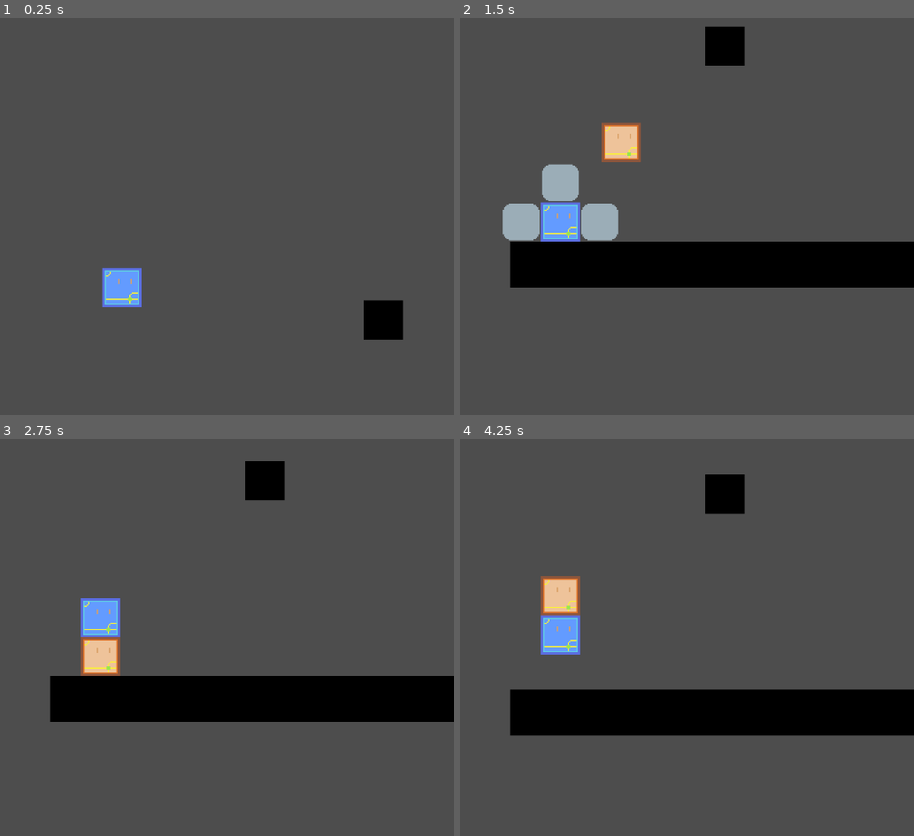
Above: before the commit, frames 1-4 (two rows, left to right).
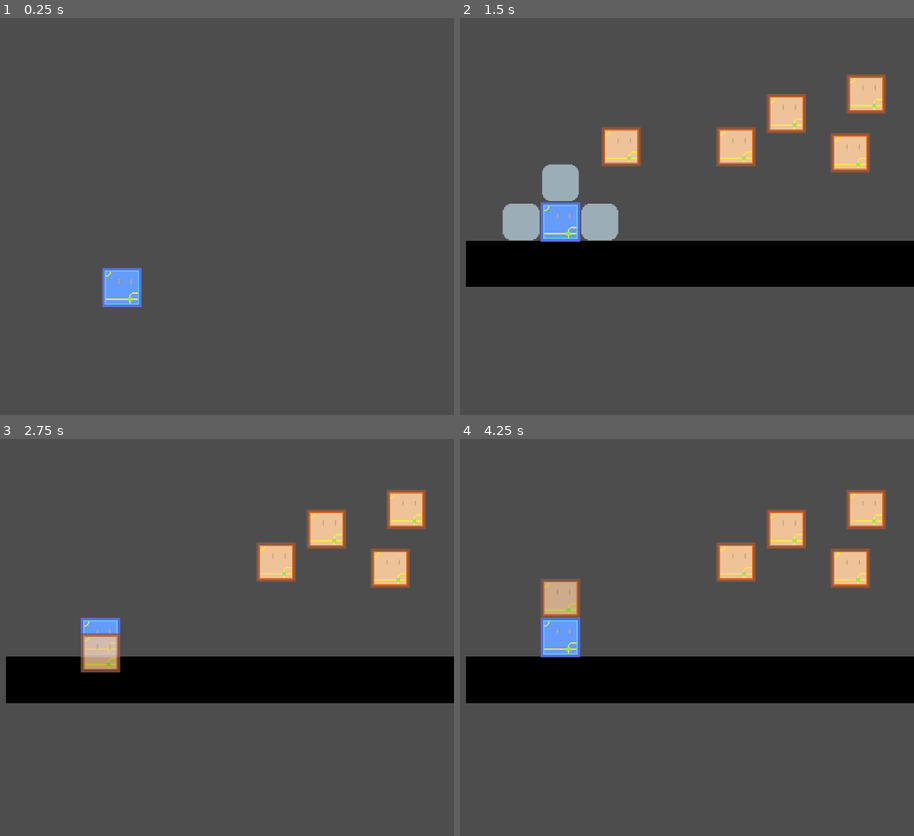
Above: after the commit, the same moments.

Repository: jeffrey-22/cissa-game-jam
Game: Godot game, scene res://scene/level/level.tscn
The game is run twice, just before and just after one commit, with the same random seed, the same clock (stepped at 60 frames per second) and the same inputs.
Inputs (mouse positions are in pixels of both pictures, inside the frame that each line leads up to):
- Up to frame 1 (0.25 s): no input
- Up to frame 2 (1.5 s): drag from (564, 307) to (632, 129) at 0.52 s; drag from (650, 109) to (559, 236) at 1.27 s
- Up to frame 3 (2.75 s): move the mouse to (172, 550) at 2.02 s; click (172, 550) at 2.17 s
- Up to frame 4 (4.25 s): tap Enter at 2.75 s; drag from (523, 716) to (outside the picture) at 2.77 s; tap Space at 3.5 s; move the mouse to (773, 697) at 3.52 s; click (773, 697) at 3.67 s; tap 1 (debug_1) at 4.15 s

The runs differ from the first frame. In frame 1, 0.9% of the frame differs, in the area x 80-89%, y 71-82%; in frame 2, 6.2%; in frame 3, 15%; in frame 4, 21%, in the area x 1-100%, y 8-75%.

Commit message:
drag n drop mostly implemented

Diff:
--- a/scene/level/level.tscn
+++ b/scene/level/level.tscn
@@ -12,12 +12,14 @@
 
 [node name="StaticObjects" type="Node2D" parent="."]
 
+[node name="BasicPlatform2" parent="StaticObjects" instance=ExtResource("2_dn2bf")]
+position = Vector2(381, 446)
+
 [node name="BasicPlatform" parent="StaticObjects" instance=ExtResource("2_dn2bf")]
-position = Vector2(277, 199)
+position = Vector2(451, 371)
 
-[node name="BasicPlatform" parent="StaticObjects/BasicPlatform" instance=ExtResource("2_dn2bf")]
-position = Vector2(-79, 160)
+[node name="BasicPlatform3" parent="StaticObjects" instance=ExtResource("2_dn2bf")]
+position = Vector2(467, 533)
+scale = Vector2(30, 1.175)
 
-[node name="BasicPlatform" parent="StaticObjects/BasicPlatform/BasicPlatform" instance=ExtResource("2_dn2bf")]
-position = Vector2(305, 178)
-scale = Vector2(30, 1.175)
+[editable path="Player"]
--- a/scene/player/hint_square.gd
+++ b/scene/player/hint_square.gd
@@ -1,11 +1,37 @@
 # HintSquare
 # Just for body entering signalling
+# is_hiding and is_obstructed are for detecting which to snap on to
+# deleted and updated every time main body structure changes
+# Mainly controlled in player script
+# Can be freely removed and readded
 extends Area2D
 class_name HintSquare
 
 var local_body_position: Vector2i
 
-# Connected to body_entered
-# disallow spawning obstructed, so just destroys itself
+@onready var sprite_node = $Sprite2D
+
+# Is requested to be hiding
+var is_hiding: bool = false:
+	set(new_value):
+		is_hiding = new_value
+		update_visible_status()
+
+# If current location is obstructed
+var is_obstructed: bool = false:
+	get():
+		return self.has_overlapping_bodies()
+
+func update_visible_status():
+	get_tree().get_frame()
+	# change sprite's visibility
+	if is_hiding or is_obstructed:
+		sprite_node.visible = false
+	else:
+		sprite_node.visible = true
+
 func _on_body_entered(_body: Node2D) -> void:
-	queue_free()
+	update_visible_status()
+
+func _on_body_exited(_body: Node2D) -> void:
+	update_visible_status()
--- a/scene/player/hint_square.tscn
+++ b/scene/player/hint_square.tscn
@@ -18,3 +18,4 @@
 shape = SubResource("RectangleShape2D_w7uwg")
 
 [connection signal="body_entered" from="." to="." method="_on_body_entered"]
+[connection signal="body_exited" from="." to="." method="_on_body_exited"]
--- a/scene/player/player.gd
+++ b/scene/player/player.gd
@@ -18,6 +18,7 @@
 
 func _ready():
 	Globals.player_node = self
+	initiate_hint_squares_update(true, true)
 
 func get_corresponding_direction_vector(attach_direction: AttachDirection) -> Vector2i:
 	match attach_direction:
@@ -96,6 +97,7 @@
 	node_a.add_child(pin_joint_node_d)
 	# record this connection
 	tile_connections.append([node_a, node_b, pin_joint_node_c, pin_joint_node_d])
+	update_hint_squares(true, not(Globals.is_mouse_dragging))
 
 # Central tile
 @onready var central_player_tile_node: PlayerTile = $StartingPlayerTile:
@@ -109,10 +111,12 @@
 		var all_children_node = get_children(false)
 		for child_node in all_children_node:
 			if child_node is PlayerTile:
-				if child_node.is_physics_active():
+				if child_node.is_physics_active:
 					child_node.local_body_position -= local_body_position_difference
 		central_player_tile_node = new_central_player_tile_node
-
+		update_hint_squares(true, not(Globals.is_mouse_dragging))
+
+# Connected to child_entered_tree signal
 # On child entering, connect the central tile signal if it is a PlayerTile
 func _on_child_entered_tree(node: Node) -> void:
 	if node is PlayerTile:
@@ -124,18 +128,25 @@
 func _on_promote_central_request(requester_player_tile_node: PlayerTile) -> void:
 	central_player_tile_node = requester_player_tile_node
 
-func flush_all_connections_and_node_activities(exclude_staying_node: PlayerTile = null) -> void:
+func flush_all_connections_and_node_activities(
+	exclude_staying_node: PlayerTile = null,
+	is_update_hint_squares_required: bool = true,
+	need_to_set_hiding_state: bool = false,
+	set_hiding_state_value: bool = true
+) -> void:
 	var all_children_node = get_children(false)
 	var is_node_staying = {}
 	for child_node in all_children_node:
 		if child_node is PlayerTile:
-			if child_node.is_physics_active():
+			if child_node.is_physics_active:
 				is_node_staying[child_node] = false
 	is_node_staying = dfs_label_as_staying(central_player_tile_node, is_node_staying)
-	for child_node in all_children_node:
-		if child_node is PlayerTile:
-			if child_node.is_physics_active():
-				if not(is_node_staying[child_node]) and child_node != exclude_staying_node:
+
+	for child_node in all_children_node:
+		if child_node is PlayerTile:
+			if child_node.is_physics_active:
+				if not(is_node_staying[child_node]) and not(child_node.is_pending_state_change)\
+					and child_node != exclude_staying_node:
 					child_node.detach_by_chain_effect()
 	var deleting_tile_connections = tile_connections.filter(
 		func(connection):
@@ -160,10 +171,22 @@
 				return false
 			return true
 	)
+	if is_update_hint_squares_required:
+		update_hint_squares(need_to_set_hiding_state, set_hiding_state_value)
 
 # A PlayerTile changes its physics and requests connections to be updated
-func _on_flush_connections(changed_player_tile_node: PlayerTile) -> void:
-	flush_all_connections_and_node_activities(changed_player_tile_node)
+func _on_flush_connections(
+	changed_player_tile_node: PlayerTile,
+	is_update_hint_squares_required: bool = true,
+	need_to_set_hiding_state: bool = false,
+	set_hiding_state_value: bool = true
+) -> void:
+	flush_all_connections_and_node_activities(
+		changed_player_tile_node,
+		is_update_hint_squares_required,
+		need_to_set_hiding_state,
+		set_hiding_state_value
+	)
 
 # Return the average position of all child PlayerTiles
 func get_average_position() -> Vector2:
@@ -172,14 +195,14 @@
 	var all_children_node = get_children(false)
 	for child_node in all_children_node:
 		if child_node is PlayerTile:
-			if child_node.is_physics_active():
+			if child_node.is_physics_active:
 				position_sum += child_node.position
 				child_count += 1
 	return position_sum / child_count
 
 # Detect a node detached, detach others as a chain effect
 func _on_current_player_tile_detached(detached_node: PlayerTile) -> void:
-	flush_all_connections_and_node_activities(detached_node)
+	flush_all_connections_and_node_activities(detached_node, false, true, true)
 
 func dfs_label_as_staying(current_node: PlayerTile, is_node_staying: Dictionary) -> Dictionary:
 	is_node_staying[current_node] = true
@@ -192,20 +215,19 @@
 			is_node_staying = dfs_label_as_staying(node_a, is_node_staying)
 	return is_node_staying
 
+@onready var hint_squares: Node2D = $HintSquares
+
+# Have hint squares copy central position always
 func _physics_process(_delta: float) -> void:
 	if Input.is_action_just_pressed("debug_1"):
 		add_tile_connection($StartingPlayerTile, $PlayerTile2, AttachDirection.UP)
-	if Globals.is_mouse_dragging:
-		create_hint_squares()
-	else:
-		clear_hint_squares()
-
-@onready var hint_squares = $HintSquares
-
-# Have hint squares copy central position always
-func _process(_delta: float) -> void:
-	hint_squares.position = central_player_tile_node.position
-	hint_squares.rotation = central_player_tile_node.rotation
+	hint_squares.set_position(central_player_tile_node.position)
+	hint_squares.set_rotation(central_player_tile_node.rotation)
+
+func update_hint_squares(need_to_set_hiding_state: bool = false, set_hiding_state_value: bool = true) -> void:
+	# avoid refreshing causing flashing
+	await get_tree().physics_frame
+	create_hint_squares(need_to_set_hiding_state, set_hiding_state_value)
 
 # Clear dated hint squares
 func clear_hint_squares() -> void:
@@ -214,19 +236,19 @@
 		dated_hint_square.queue_free()
 
 # Create hint squares
-func create_hint_squares() -> void:
+func create_hint_squares(need_to_set_hiding_state: bool = false, set_hiding_state_value: bool = true) -> void:
 	var occupied_coordinates = {}
 	var all_children_node = get_children(false)
 	for child_node in all_children_node:
 		if child_node is PlayerTile:
-			if child_node.is_physics_active():
+			if child_node.is_physics_active:
 				occupied_coordinates[child_node.local_body_position] = true
 	# clear dated ones
 	clear_hint_squares()
 	# populate with new ones
 	for child_node in all_children_node:
 		if child_node is PlayerTile:
-			if child_node.is_physics_active():
+			if child_node.is_physics_active:
 				for expand_direction in AttachDirection.values():
 					var new_local_body_position = child_node.local_body_position +\
 						get_corresponding_direction_vector(expand_direction)
@@ -236,26 +258,37 @@
 					attempt_to_create_hint_square_at(
 						new_local_body_position * LOCAL_COORDINATE_SCALE,
 						child_node.rotation,
-						new_local_body_position
+						new_local_body_position,
+						need_to_set_hiding_state,
+						set_hiding_state_value
 					)
 
 var hint_square_scene = preload("res://scene/player/hint_square.tscn")
 
 # Create a single hint square at position
-func attempt_to_create_hint_square_at(created_position, copy_rotation, copy_local_position):
-	var hint_square_instance: Node2D = hint_square_scene.instantiate()
+func attempt_to_create_hint_square_at(
+	created_position: Vector2,
+	_copy_rotation: float,
+	copy_local_position: Vector2i,
+	need_to_set_hiding_state: bool = false,
+	set_hiding_state_value: bool = true
+):
+	var hint_square_instance: HintSquare = hint_square_scene.instantiate()
 	hint_squares.add_child(hint_square_instance)
 	hint_square_instance.local_body_position = copy_local_position
 	hint_square_instance.position = created_position
-	hint_square_instance.rotate(copy_rotation)
+	if need_to_set_hiding_state:
+		hint_square_instance.is_hiding = set_hiding_state_value
+	# hint_square_instance.rotate(copy_rotation)
 
 # Find nearest hint square. If no hint squares are available return null
 func find_nearest_hint_square(global_search_position) -> HintSquare:
-	create_hint_squares()
-	var all_hint_square = hint_squares.get_children()
+	var all_hint_square = hint_squares.get_children(false)
 	var return_value = null
 	var closest_distance = 0
 	for hint_square in all_hint_square:
+		if hint_square.is_obstructed or hint_square.is_hiding:
+			continue
 		var distance_to_search_position = hint_square.global_position.distance_to(global_search_position)
 		if return_value == null:
 			closest_distance = distance_to_search_position
@@ -276,7 +309,7 @@
 	var local_body_position_to_player_tile_lookup = {}
 	for child_node in all_children_node:
 		if child_node is PlayerTile:
-			if child_node.is_physics_active():
+			if child_node.is_physics_active:
 				local_body_position_to_player_tile_lookup[child_node.local_body_position] = child_node
 	for attaching_direction in AttachDirection.values():
 		var sourcing_direction = get_opposite_attach_direction(attaching_direction)
@@ -285,3 +318,18 @@
 		var sourcing_player_tile_node = local_body_position_to_player_tile_lookup.get(sourcing_local_body_position, null)
 		if sourcing_player_tile_node != null:
 			add_tile_connection(sourcing_player_tile_node, new_player_tile_node, attaching_direction)
+
+func show_hint_squares():
+	var all_hint_square = hint_squares.get_children()
+	for hint_square in all_hint_square:
+		hint_square.is_hiding = false
+
+func hide_hint_squares():
+	var all_hint_square = hint_squares.get_children()
+	for hint_square in all_hint_square:
+		hint_square.is_hiding = true
+
+# Called when all children node ready, on detecting is_dragging change
+# Create hint squares
+func initiate_hint_squares_update(need_to_set_hiding_state: bool = true, set_hiding_state_value: bool = true):
+	update_hint_squares(need_to_set_hiding_state, set_hiding_state_value)
--- a/scene/player/player.tscn
+++ b/scene/player/player.tscn
@@ -13,6 +13,18 @@
 [node name="PlayerTile2" parent="." instance=ExtResource("2_3ac41")]
 position = Vector2(138, 397)
 
+[node name="PlayerTile" parent="." instance=ExtResource("2_3ac41")]
+position = Vector2(248, 410)
+
+[node name="PlayerTile4" parent="." instance=ExtResource("2_3ac41")]
+position = Vector2(300, 442)
+
+[node name="PlayerTile3" parent="." instance=ExtResource("2_3ac41")]
+position = Vector2(207, 437)
+
+[node name="PlayerTile5" parent="." instance=ExtResource("2_3ac41")]
+position = Vector2(313, 394)
+
 [node name="HintSquares" type="Node2D" parent="."]
 
 [connection signal="child_entered_tree" from="." to="." method="_on_child_entered_tree"]
--- a/scene/player/player_tile/player_tile.gd
+++ b/scene/player/player_tile/player_tile.gd
@@ -47,73 +47,89 @@
 # Current state. Modify through change_drag_state to manage state effects
 var current_drag_state = DragState.UNCOLLECTED
 
-func is_physics_active() -> bool:
-	return current_drag_state == DragState.NORMAL or current_drag_state == DragState.NORMAL_HOVER
+var is_physics_active: bool = false
+
+# Bookkeeping to prevent infinite recursion when detaching by chain effect
+var is_pending_state_change: bool = false
 
 # To fix the joints still working when physics are disabled
-signal flush_connections(changed_player_tile_node: PlayerTile)
-
-func disable_physics() -> void:
+signal flush_connections(
+	changed_player_tile_node: PlayerTile,
+	is_update_hint_squares_required: bool,
+	need_to_set_hiding_state: bool,
+	set_hiding_state_value: bool
+)
+
+func disable_physics(should_flush: bool = true) -> void:
 	freeze = true
 	collision_shape_node.disabled = true
-	flush_connections.emit(self)
-
-func enable_physics() -> void:
+	is_physics_active = false
+	if should_flush:
+		flush_connections.emit(self, true, true, not(Globals.is_mouse_dragging))
+
+func enable_physics(should_flush: bool = true) -> void:
 	freeze = false
 	collision_shape_node.disabled = false
-	flush_connections.emit(self)
-
-func enter_new_drag_state(state: DragState) -> void:
+	is_physics_active = true
+	if should_flush:
+		flush_connections.emit(self, true, true, not(Globals.is_mouse_dragging))
+
+func enter_new_drag_state(state: DragState, should_flush: bool = true) -> void:
 	match state:
 		DragState.NORMAL:
 			pass
 		DragState.NORMAL_HOVER:
 			animated_sprite_node.scale *= 1.1
 		DragState.DRAGGING:
-			disable_physics()
 			Globals.is_mouse_dragging = true
+			disable_physics(should_flush)
 		DragState.AFLOAT:
-			disable_physics()
+			animated_sprite_node.modulate = Color(1, 1, 1, 0.8)
+			disable_physics(should_flush)
 		DragState.AFLOAT_HOVER:
-			disable_physics()
+			disable_physics(should_flush)
+			animated_sprite_node.modulate = Color(1, 1, 1, 0.8)
 			animated_sprite_node.scale *= 1.1
 		DragState.UNCOLLECTED:
-			disable_physics()
+			disable_physics(should_flush)
 		DragState.UNCOLLECTED_HOVER:
-			disable_physics()
+			disable_physics(should_flush)
 			animated_sprite_node.scale *= 1.1
 
-func exit_old_drag_state(state: DragState) -> void:
+func exit_old_drag_state(state: DragState, should_flush: bool = true) -> void:
 	match state:
 		DragState.NORMAL:
 			pass
 		DragState.NORMAL_HOVER:
 			animated_sprite_node.scale /= 1.1
 		DragState.DRAGGING:
-			enable_physics()
 			Globals.is_mouse_dragging = false
+			enable_physics(should_flush)
 		DragState.AFLOAT:
-			enable_physics()
+			enable_physics(should_flush)
+			animated_sprite_node.modulate = Color(1, 1, 1, 1)
 		DragState.AFLOAT_HOVER:
-			enable_physics()
+			enable_physics(should_flush)
+			animated_sprite_node.modulate = Color(1, 1, 1, 1)
 			animated_sprite_node.scale /= 1.1
 		DragState.UNCOLLECTED:
-			enable_physics()
+			enable_physics(should_flush)
 		DragState.UNCOLLECTED_HOVER:
-			enable_physics()
+			enable_physics(should_flush)
 			animated_sprite_node.scale /= 1.1
 
 # Main way to change drag state
-func change_drag_state(new_state: DragState) -> void:
+func change_drag_state(new_state: DragState, should_flush: bool = true) -> void:
 	if current_drag_state == new_state:
 		return
-	exit_old_drag_state(current_drag_state)
-	enter_new_drag_state(new_state)
+	exit_old_drag_state(current_drag_state, should_flush)
+	enter_new_drag_state(new_state, should_flush)
 	current_drag_state = new_state
 
 func _ready() -> void:
 	if is_starting_tile:
 		current_drag_state = DragState.NORMAL
+		is_physics_active = true
 		promote_central()
 		freeze = false
 
@@ -130,7 +146,9 @@
 	return 0
 
 func detach_by_chain_effect() -> void:
-	change_drag_state(DragState.AFLOAT)
+	is_pending_state_change = true
+	change_drag_state(DragState.AFLOAT, false)
+	is_pending_state_change = false
 
 # Change appearance based on whether node is central
 func cancel_central() -> void:
@@ -150,7 +168,7 @@
 func _on_mouse_detect_area_2d_input_event(_viewport: Node, event: InputEvent, _shape_idx: int) -> void:
 	if event is InputEventMouseButton:
 		if event.button_index == MOUSE_BUTTON_RIGHT and event.pressed:
-			if not(is_central_tile) and is_physics_active():
+			if not(is_central_tile) and is_physics_active:
 				promote_central_request.emit(self)
 				get_viewport().set_input_as_handled()
 		elif event.button_index == MOUSE_BUTTON_LEFT and event.pressed:
@@ -159,12 +177,15 @@
 					drag_offset = global_position - get_global_mouse_position()
 					current_player_tile_detached.emit(self)
 					change_drag_state(DragState.DRAGGING)
+					get_viewport().set_input_as_handled()
 				DragState.AFLOAT_HOVER:
 					drag_offset = global_position - get_global_mouse_position()
 					change_drag_state(DragState.DRAGGING)
+					get_viewport().set_input_as_handled()
 				DragState.UNCOLLECTED_HOVER:
 					drag_offset = global_position - get_global_mouse_position()
 					change_drag_state(DragState.DRAGGING)
+					get_viewport().set_input_as_handled()
 
 # Decide if need to cancel dragging / update drag position
 func _unhandled_input(event: InputEvent) -> void:
@@ -180,6 +201,7 @@
 					else:
 						player_node.attach_new_node_by_local_position(self, target_hint_square.local_body_position)
 						change_drag_state(DragState.NORMAL)
+					get_viewport().set_input_as_handled()
 	if event is InputEventMouseMotion and current_drag_state == DragState.DRAGGING:
 		global_position = get_global_mouse_position() + drag_offset
 
@@ -217,4 +239,6 @@
 
 func _process(_delta: float) -> void:
 	if Input.is_action_just_pressed("debug_2"):
-		print(str(self) + " @ local " + str(local_body_position) + " @ state " + str(current_drag_state))
+		print(str(self) + " @ local " + str(local_body_position) +\
+			" @ state " + str(current_drag_state) +\
+			" @ physics active = " + str(is_physics_active))
